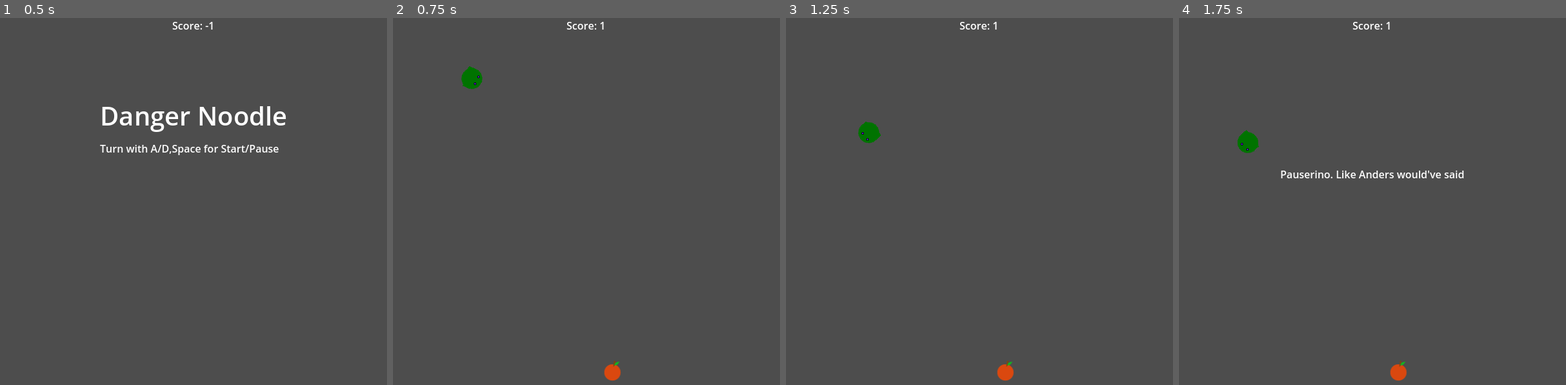
Above: before the commit, frames 1-4 (left to right).
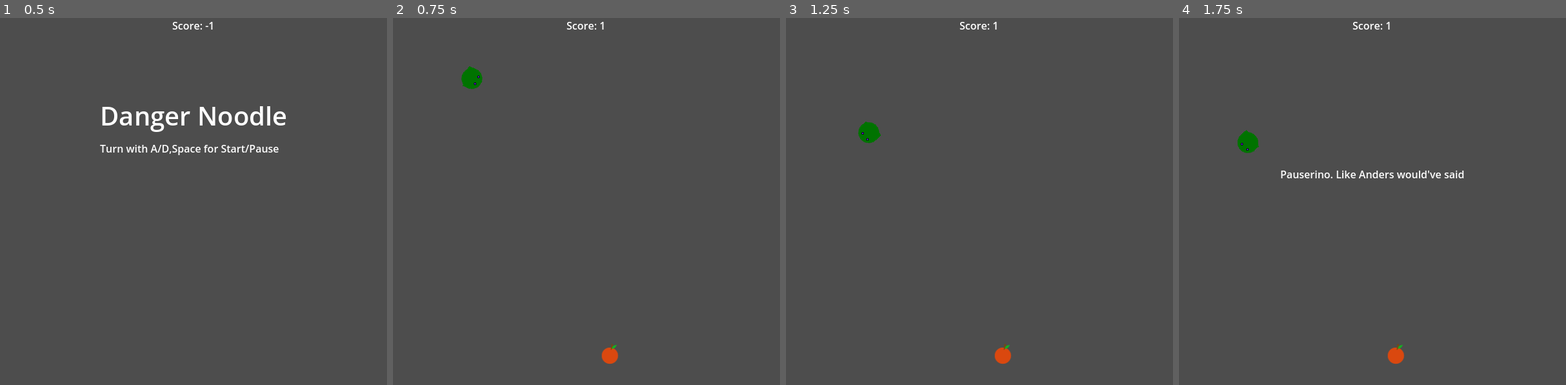
Above: after the commit, the same moments.

Repository: RichoDemus/godot-snake
Game: Godot game, scene res://main_scene.tscn
The game is run twice, just before and just after one commit, with the same random seed, the same clock (stepped at 60 frames per second) and the same inputs.
Inputs:
- Up to frame 1 (0.5 s): no input
- Up to frame 2 (0.75 s): tap Enter at 0.5 s; hold D (move_right) from 0.53 s (still down); tap Space (start) at 0.6 s
- Up to frame 3 (1.25 s): keep holding D (move_right)
- Up to frame 4 (1.75 s): release D (move_right) at 1.28 s; hold A (move_left) from 1.28 s (still down); tap Space (start) at 1.35 s

Frame 1 is identical in both runs. In frame 2, 0.3% of the frame differs, in the area x 53-59%, y 88-99%; in frame 3, 0.3%; in frame 4, 0.3%.

Commit message:
dont spawn apples to close to the edges

Diff:
--- a/game/game_manager.gd
+++ b/game/game_manager.gd
@@ -41,8 +41,8 @@
 func spawn_apple() -> void:
 	if apple:
 		apple.queue_free()
-	var x = randf_range(play_area.position.x, play_area.end.x)
-	var y = randf_range(play_area.position.y, play_area.end.y)
+	var x = randf_range(play_area.position.x + 30, play_area.end.x - 30)
+	var y = randf_range(play_area.position.y + 30, play_area.end.y - 30)
 	apple = apple_scene.instantiate()
 	apple.position = Vector2(x,y)
 	add_child.call_deferred(apple)
